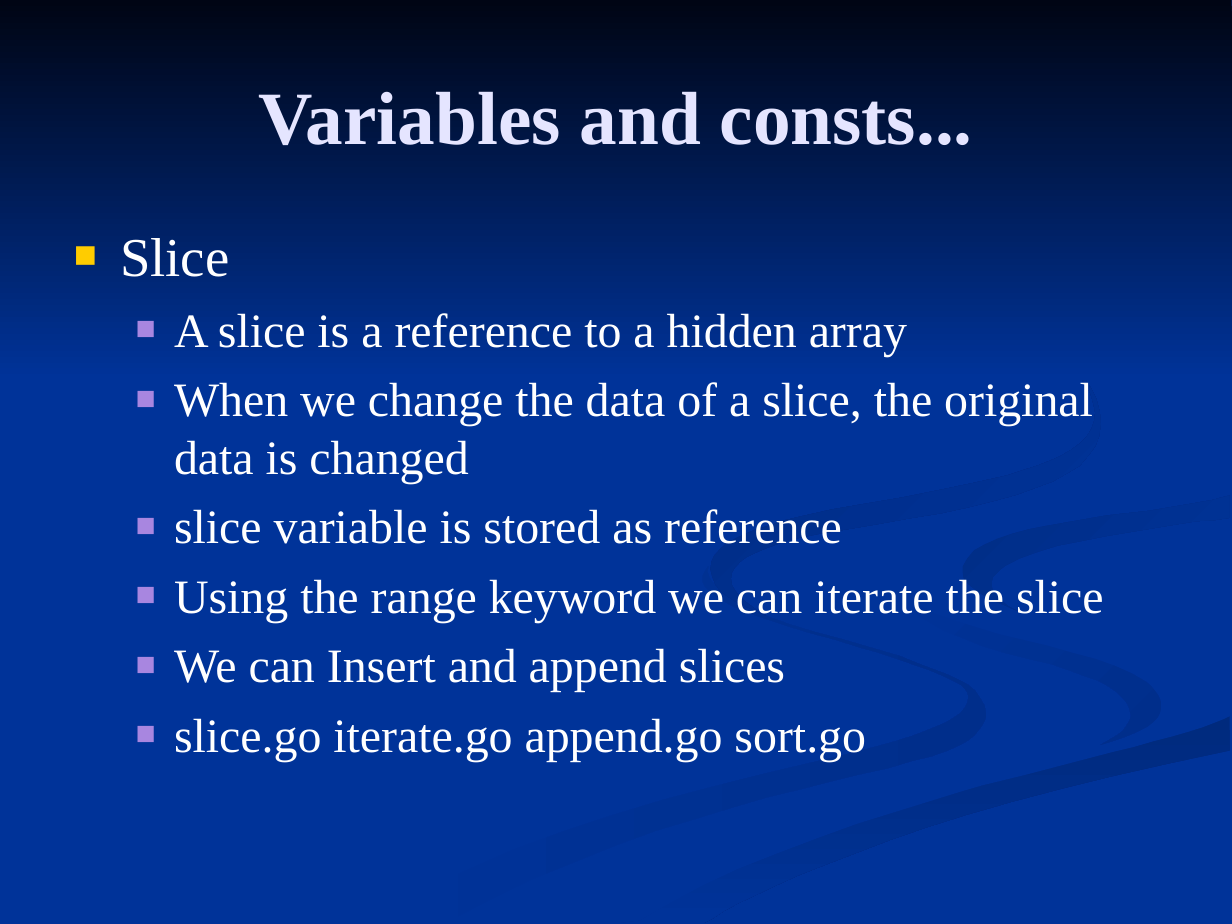
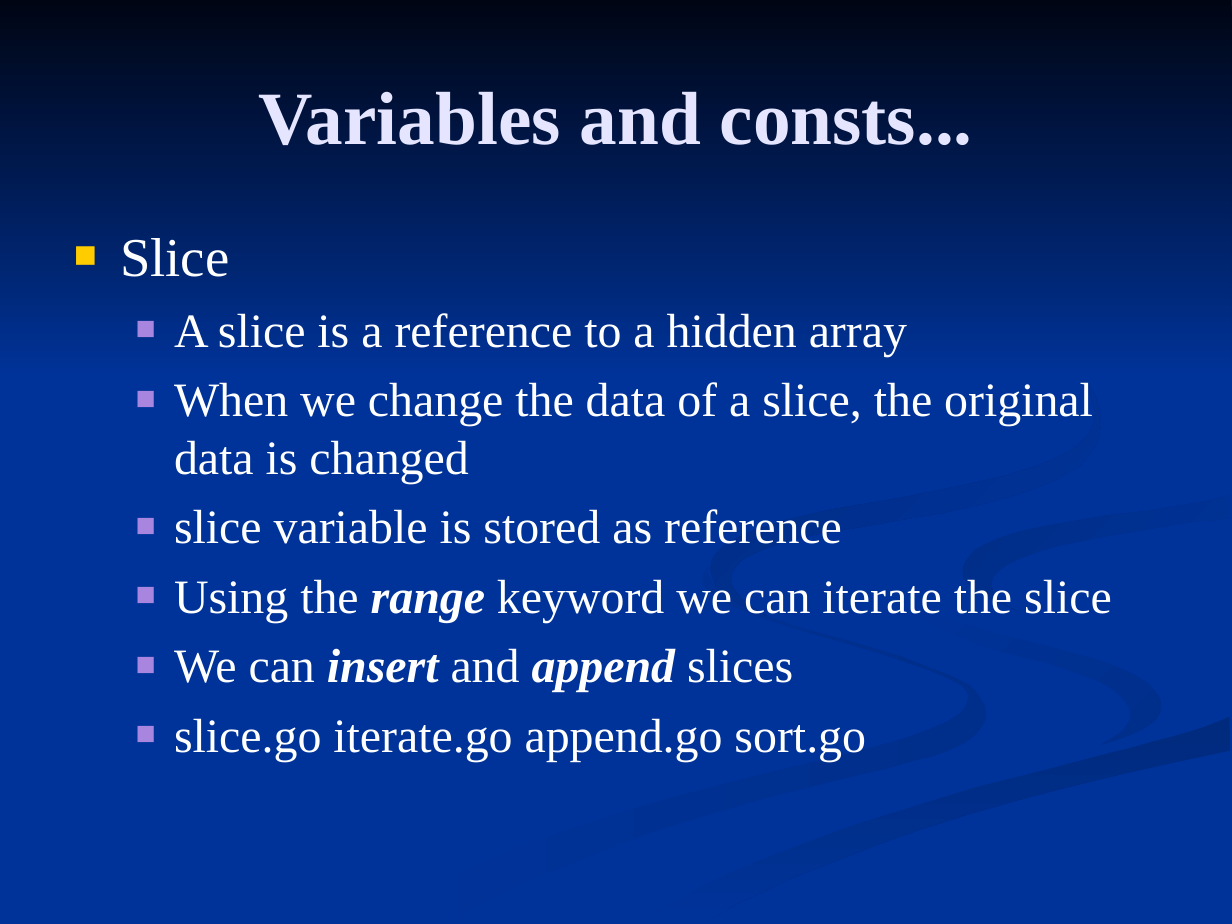
Before and after one commit to FrancoMelandri/GoLang, a slide deck: slide 14 of golang.ppt. Drawn at 1232x924 pixels with LibreOffice and Linux fonts; fonts in the diff are those of the drawing. Boxes give left, top, right and bottom in pixels: in the first picture for what was removed or moved away, otherwise in the second. Text is boxed around its words. In the diff, an @@ line names an element or a change of style, - is before the commit and + after.

```diff
--- a/golang.ppt
+++ b/golang.ppt
@@ text at [174,579,1112,623]: bold on, italic on in "range" @@
@@ text at [174,648,793,692]: text changed @@
-  ■ We can Insert and append slices
+  ■ We can insert and append slices
```
Also in this commit, not shown: 16 other slides changed, 5 slides added, 1 slide removed.
